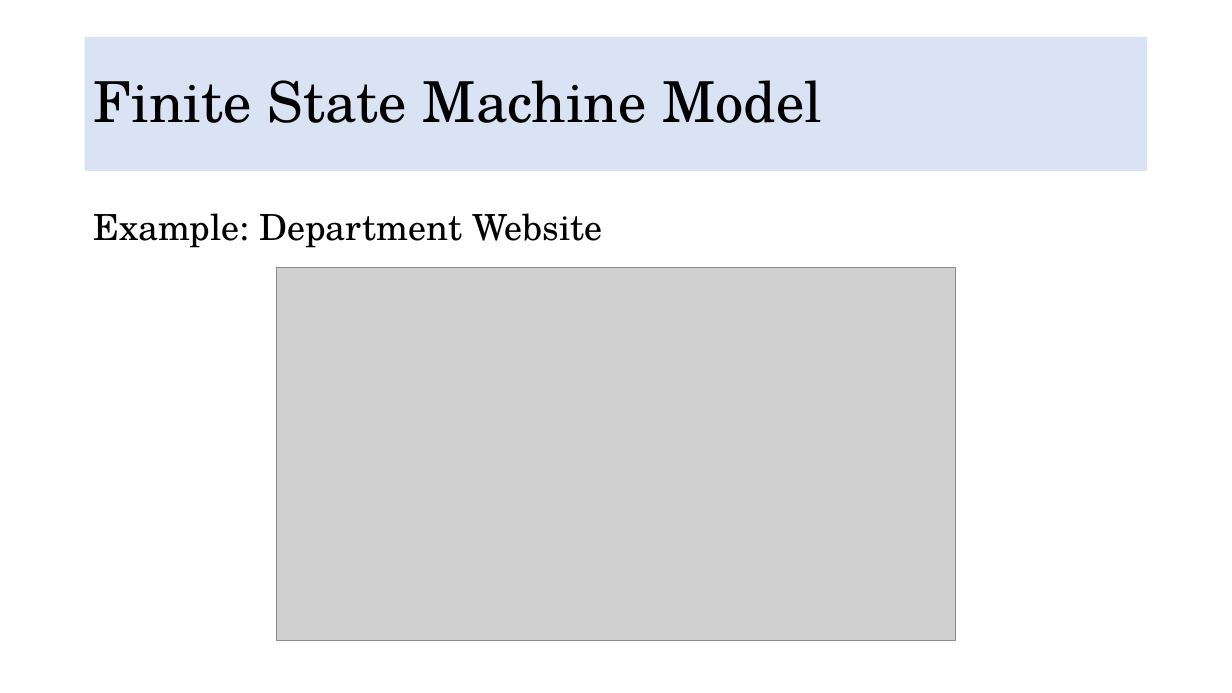
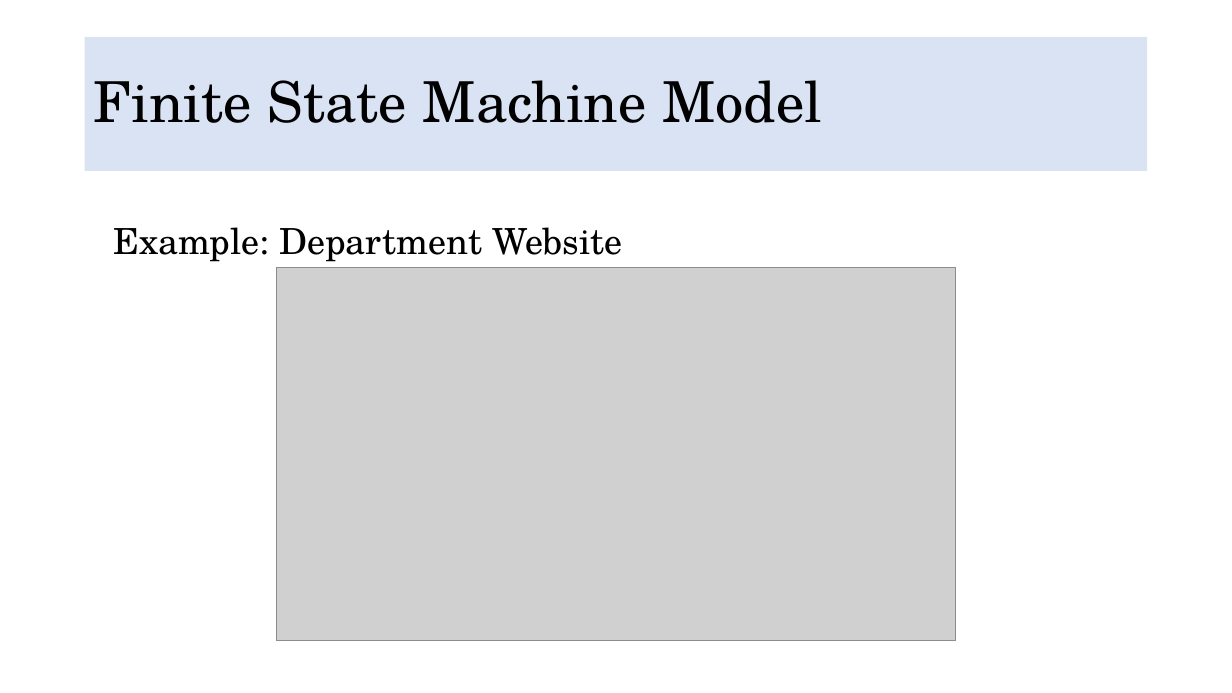
Before and after one commit to DuyDesmond/Multidisciplinary-Project-VGU-FY, a slide deck: slide 74 of Tuesday Morning Theory/Multidisciplinary Projects p2.pptx. Drawn at 1232x693 pixels with LibreOffice and Linux fonts; fonts in the diff are those of the drawing; grey boxes stand for pictures. Boxes give left, top, right and bottom in pixels: in the first picture for what was removed or moved away, otherwise in the second. Text is boxed around its words. In the diff, an @@ line names an element or a change of style, - is before the commit and + after.

```diff
--- a/Tuesday Morning Theory/Multidisciplinary Projects p2.pptx
+++ b/Tuesday Morning Theory/Multidisciplinary Projects p2.pptx
@@ text "Example: Department Website" moved from (x1=94, y1=213, x2=603, y2=248) to (x1=114, y1=227, x2=623, y2=262) @@
```
Also in this commit, not shown: 9 other slides changed, 26 other files.
